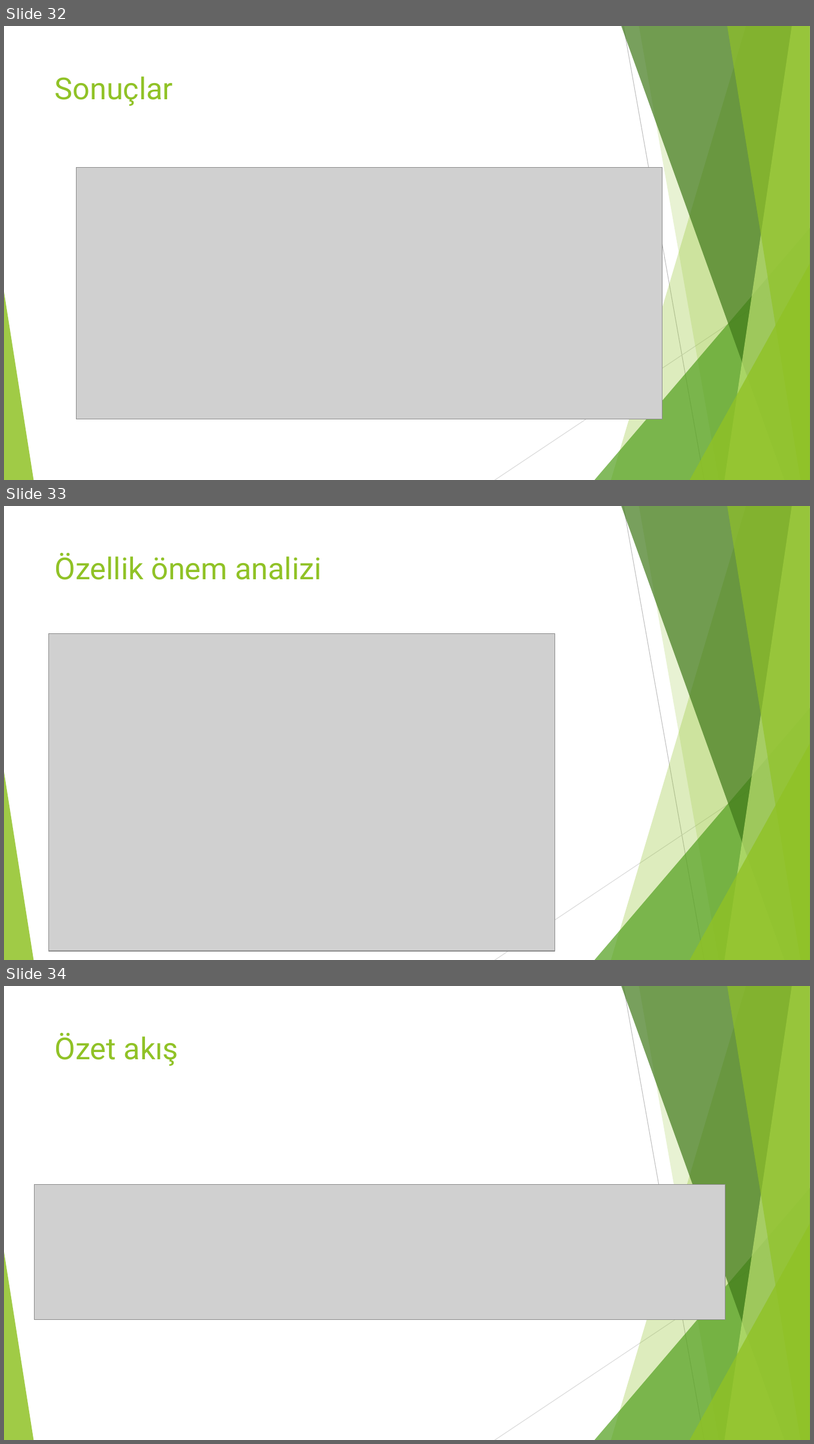
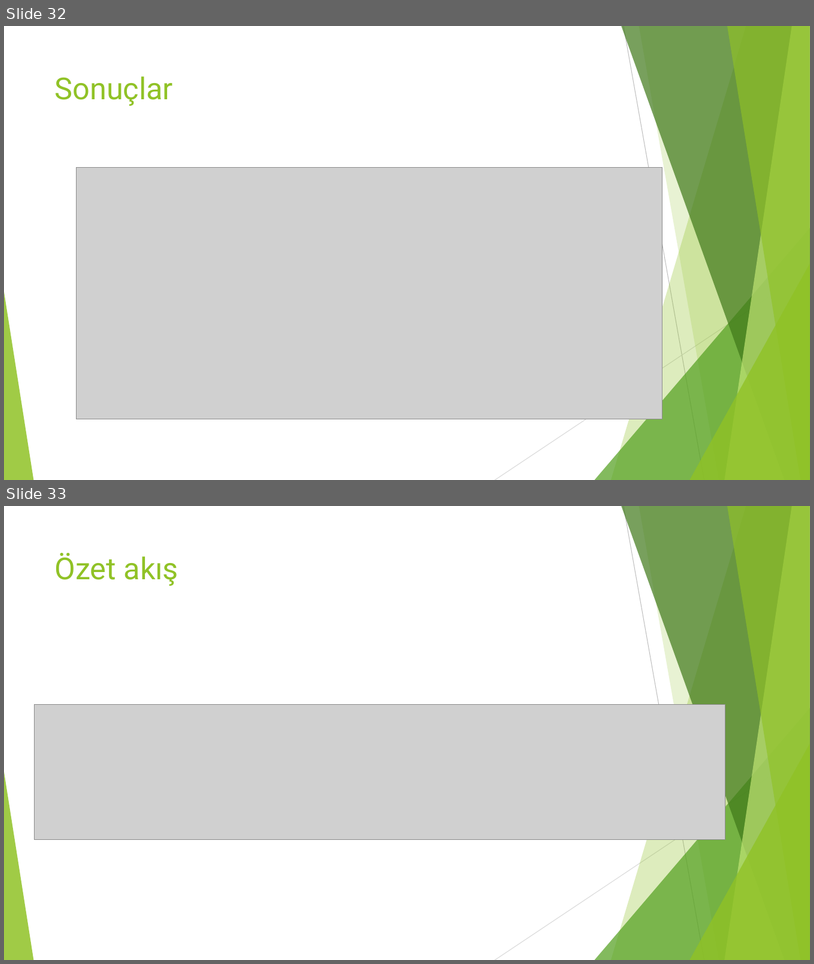
Before and after one commit to orhunuz-ftell/-biyokomurlestirme, a slide deck: tik4_sunum.pptx. Shown one above the other, each under a label of ours: slides 32, 33 and 34 before the commit, slides 32 and 33 after it. The pictures are 814x1444 and 814x964 pixels, drawn with LibreOffice and Linux fonts; fonts in the diff are those of the drawing; grey boxes stand for pictures. Boxes give left, top, right and bottom in pixels: in the first picture for what was removed or moved away, otherwise in the second. Text is boxed around its words. In the diff, an @@ line names an element or a change of style, - is before the commit and + after.

```diff
--- a/tik4_sunum.pptx
+++ b/tik4_sunum.pptx
@@ slide 33 removed at [4,506,810,960], background #FFFFFF; not listed: 10 template elements that a slide beside it also shows @@
@@ title removed at [55,553,321,580] @@
-Özellik önem analizi
@@ picture removed at [49,634,555,951] @@
@@ what was slide 34 is now slide 33 @@
```
Also in this commit, not shown: 3 slides changed.
